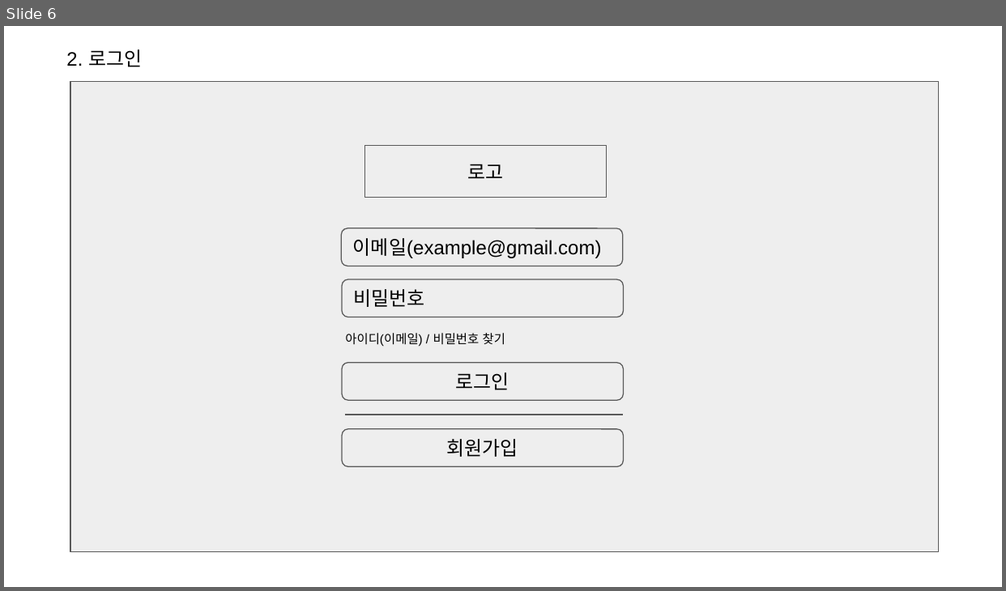
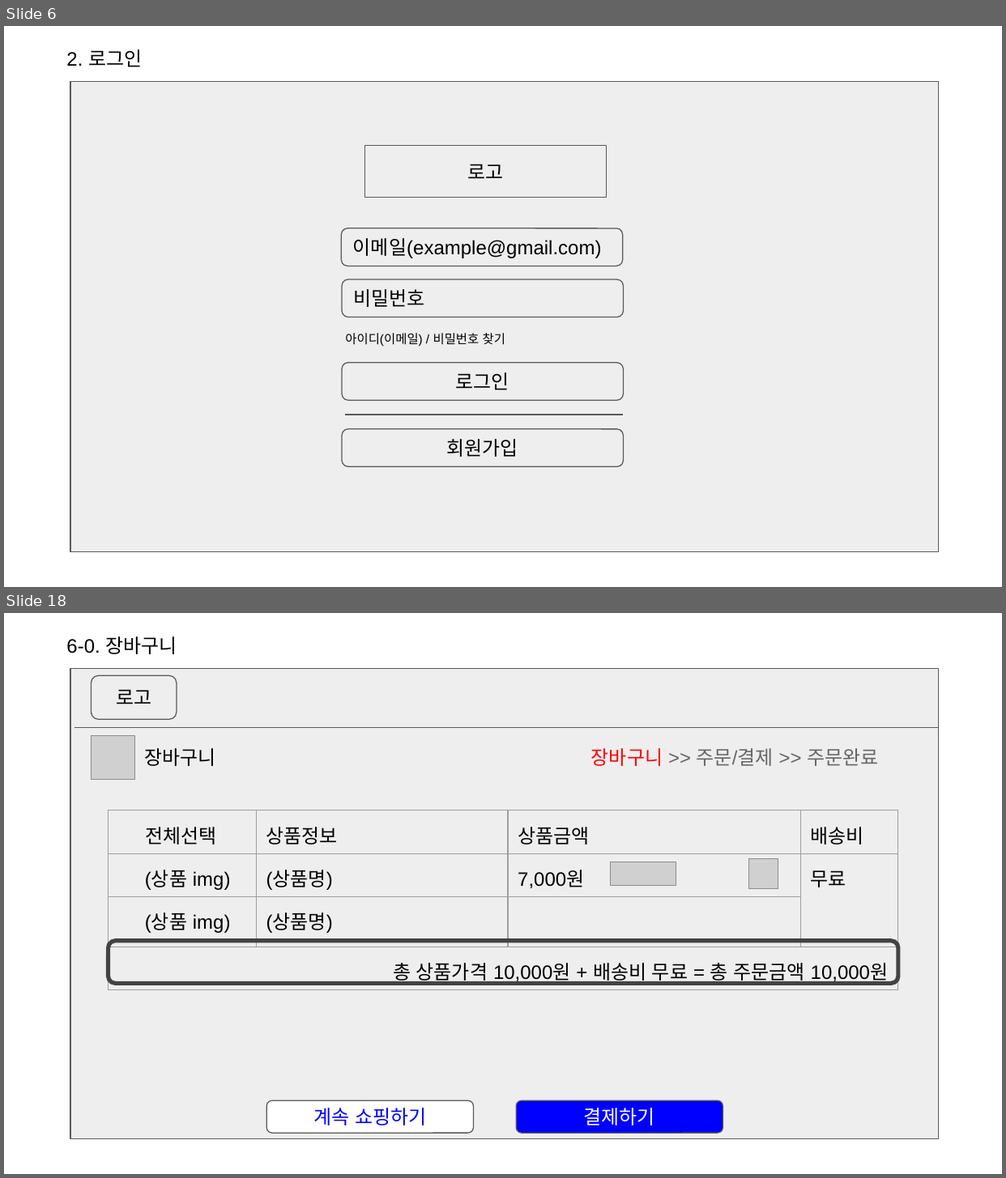
Before and after one commit to smileeeey/DDoreka, a slide deck: doc/공통 프로젝트(쇼핑몰).pptx. Shown one above the other, each under a label of ours: slide 6 before the commit, slides 6 and 18 after it; the slides between them are not shown. The pictures are 1006x591 and 1006x1178 pixels, drawn with LibreOffice and Linux fonts; fonts in the diff are those of the drawing; grey boxes stand for pictures; background and template pictures are left out. Boxes give left, top, right and bottom in pixels: in the first picture for what was removed or moved away, otherwise in the second. Text is boxed around its words. In the diff, an @@ line names an element or a change of style, - is before the commit and + after.

```diff
--- a/doc/공통 프로젝트(쇼핑몰).pptx
+++ b/doc/공통 프로젝트(쇼핑몰).pptx
@@ slide 18 added at bbox=[4, 613, 1002, 1174], background #FFFFFF @@
@@ text added at bbox=[66, 636, 177, 654], 14 pt, text #000000 @@
+6-0. 장바구니
@@ rectangle added at bbox=[71, 669, 939, 1139], fill #EEEEEE, outline #595959 0.75 pt @@
@@ rounded rectangle added at bbox=[91, 676, 177, 720], fill #EEEEEE, outline #595959 0.75 pt, 14 pt, text #000000 @@
+로고
@@ line added from (74, 728) to (939, 728), #595959 0.75 pt @@
@@ picture added at bbox=[91, 736, 134, 780] @@
@@ text added at bbox=[144, 748, 215, 766], 14 pt, text #000000 @@
+장바구니
@@ text added at bbox=[591, 748, 878, 766], 14 pt, text #666666 @@
+장바구니 >> 주문/결제 >> 주문완료
@@ table added at bbox=[108, 811, 898, 1138], 4 rows, 4 columns @@
+전체선택 | 상품정보 | 상품금액 | 배송비
+(상품 img) | (상품명) | 7,000원 | 무료
+(상품 img) | (상품명) |  | 
+총 상품가격 10,000원 + 배송비 무료 = 총 주문금액 10,000원 |  |  | 
@@ picture added at bbox=[611, 862, 676, 885] @@
@@ picture added at bbox=[748, 858, 778, 888] @@
@@ rounded rectangle added at bbox=[108, 941, 898, 984], outline #434343 3 pt @@
@@ rounded rectangle added at bbox=[266, 1101, 473, 1133], fill #FFFFFF, outline #595959 0.75 pt, 14 pt, text #0000FF @@
+계속 쇼핑하기
@@ rounded rectangle added at bbox=[516, 1101, 722, 1133], fill #0000FF, outline #595959 0.75 pt, 14 pt, text #FFFFFF @@
+결제하기
```
Also in this commit, not shown: 12 slides changed, 16 other slides added, 4 other files.
